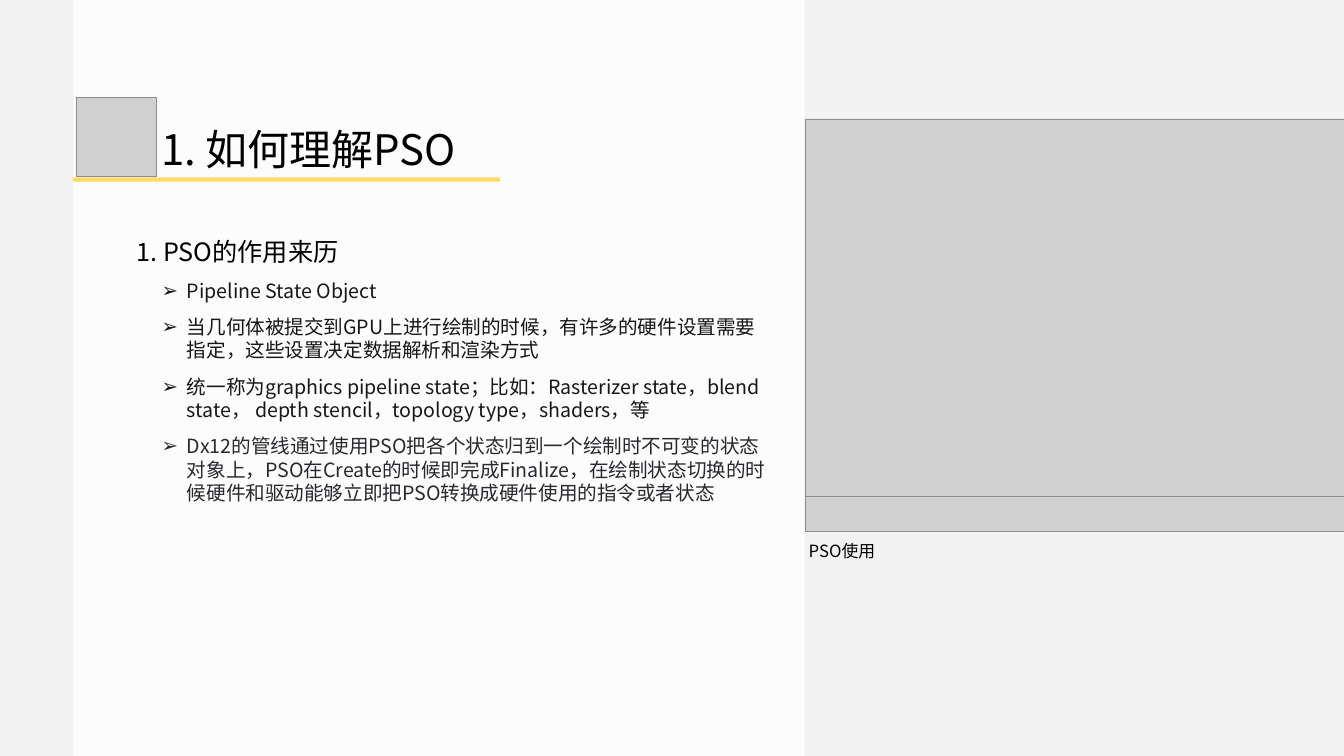
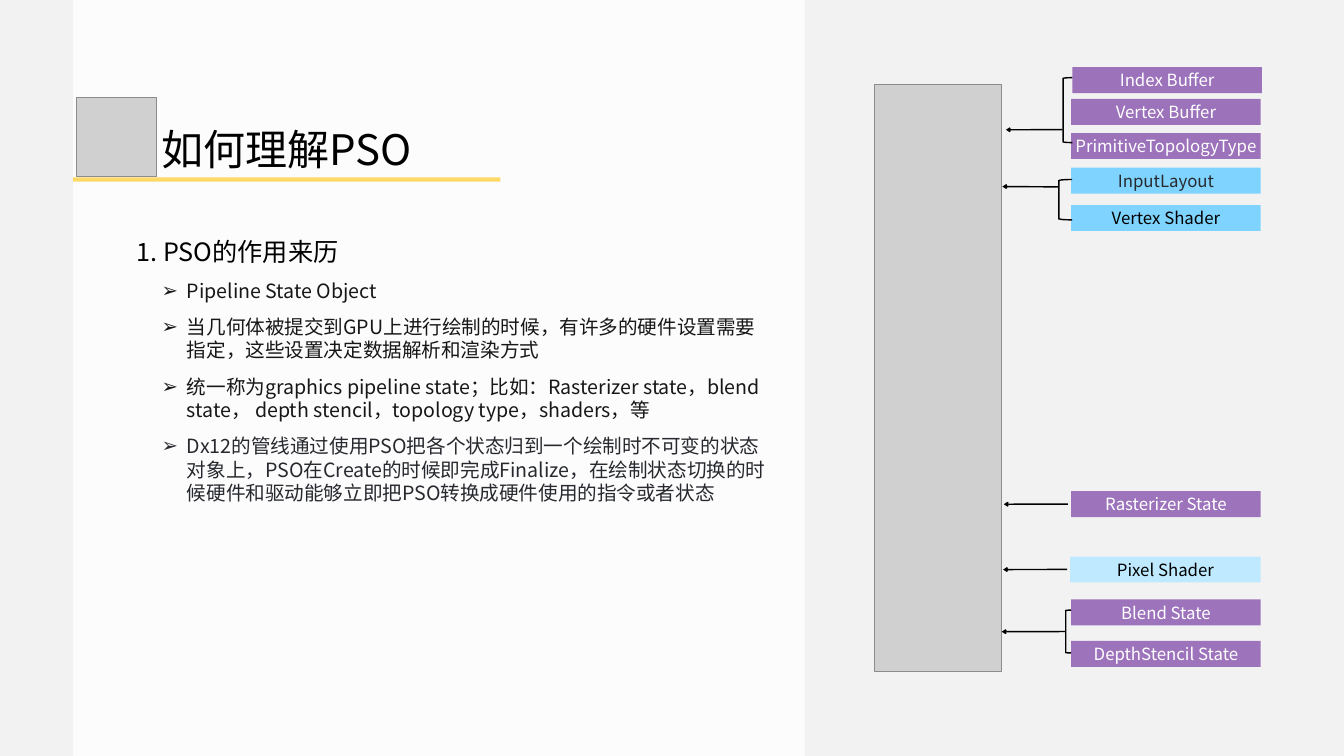
Before and after one commit to doomlover/KSGameEngineTutorials, a slide deck: slide 29 of PPTs/03.深入DX12绘制一.pptx (slide 25 before the commit). Drawn at 1344x756 pixels with LibreOffice and Linux fonts; fonts in the diff are those of the drawing; grey boxes stand for pictures. Boxes give left, top, right and bottom in pixels: in the first picture for what was removed or moved away, otherwise in the second. Text is boxed around its words. In the diff, an @@ line names an element or a change of style, - is before the commit and + after.

```diff
--- a/PPTs/03.深入DX12绘制一.pptx
+++ b/PPTs/03.深入DX12绘制一.pptx
@@ picture added at (874,84,1002,671) @@
@@ picture removed at (805,119,1344,496) @@
@@ text at (161,129,411,169): text changed @@
-1. 如何理解PSO
+如何理解PSO
@@ group added at (1002,67,1262,667): 9 rectangles, 5 arrows, 3 left brackets @@
+Pixel Shader
+Rasterizer State
+Blend State
+DepthStencil State
+PrimitiveTopologyType
+Vertex Buffer
+Index Buffer
+Vertex Shader
+InputLayout
@@ picture removed at (805,496,1344,531) @@
@@ text removed at (809,543,876,559) @@
-PSO使用
```
Also in this commit, not shown: 24 other slides changed, 5 slides added, 1 slide removed, 1 other file.
